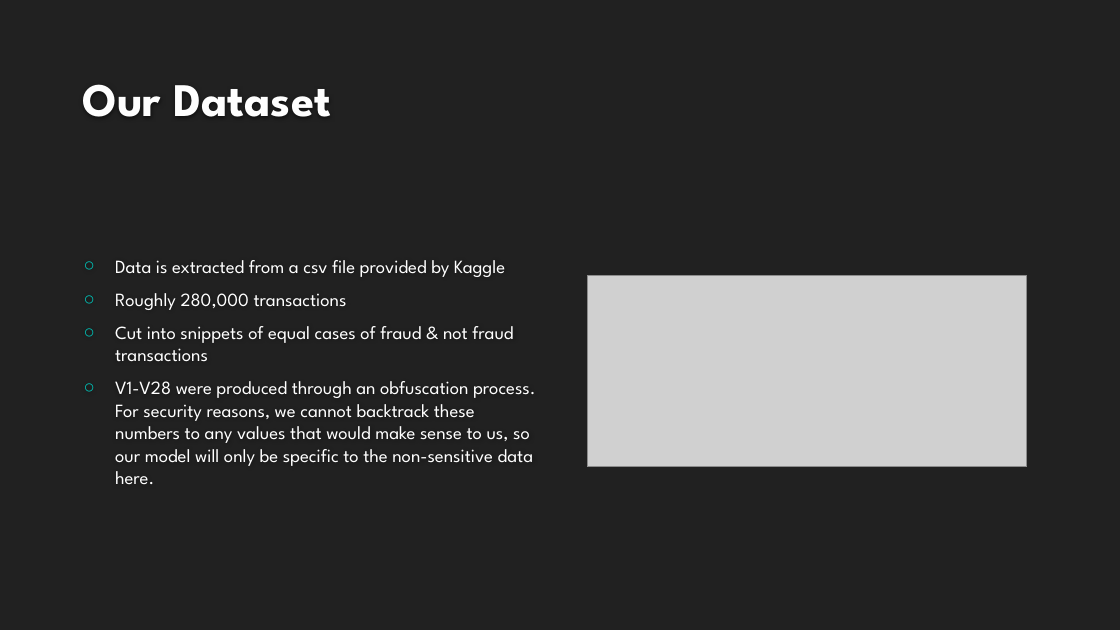
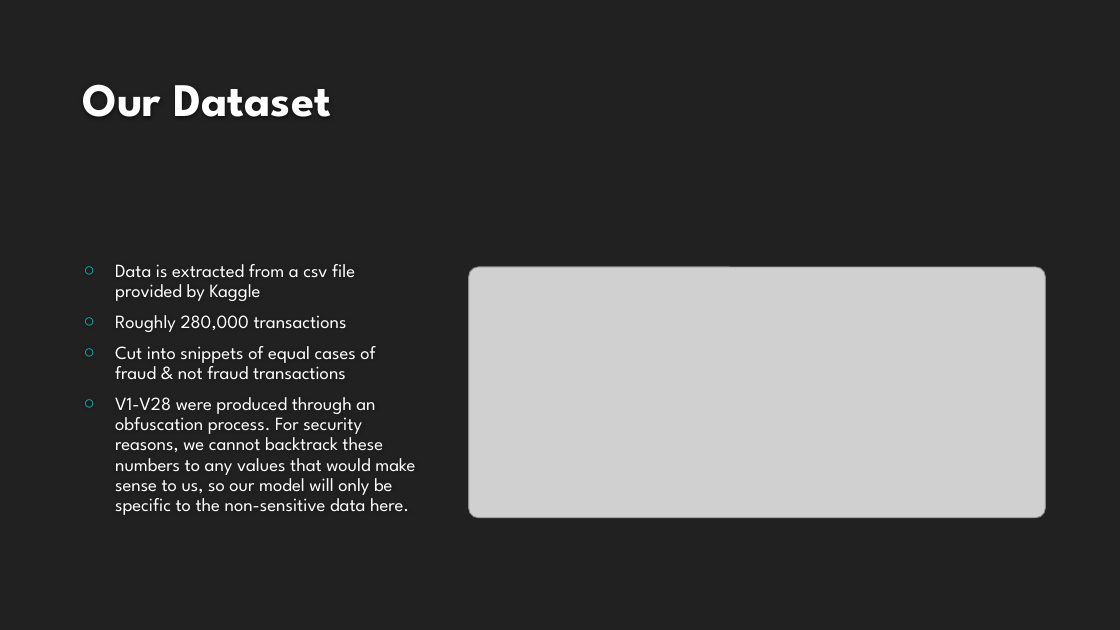
Before and after one commit to Sal-r/Credit-Card-Fraud, a slide deck: slide 4 of Credit_Card_Fraud_Presentation.pptx. Drawn at 1120x630 pixels with LibreOffice and Linux fonts; fonts in the diff are those of the drawing; grey boxes stand for pictures; background and template pictures are left out. Boxes give left, top, right and bottom in pixels: in the first picture for what was removed or moved away, otherwise in the second. Text is boxed around its words. In the diff, an @@ line names an element or a change of style, - is before the commit and + after.

```diff
--- a/Credit_Card_Fraud_Presentation.pptx
+++ b/Credit_Card_Fraud_Presentation.pptx
@@ text "Data is extracted from a ..." at bbox=[115, 264, 415, 515]: line spacing 1 to 0.9 @@
@@ picture: place and size @@
-picture at bbox=[587, 276, 1028, 467]
+picture at bbox=[469, 267, 1045, 518]
```
Also in this commit, not shown: 4 other slides changed.
